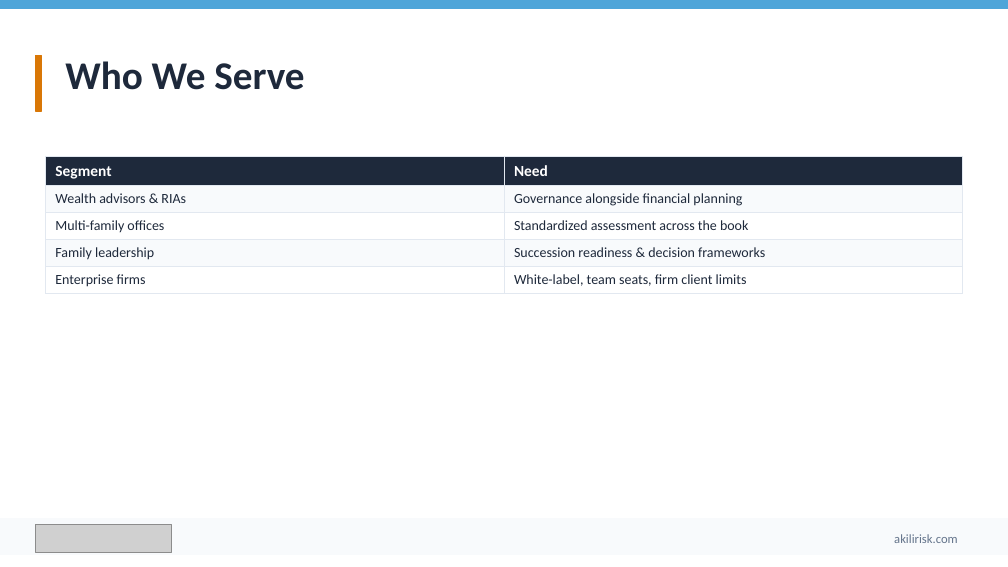
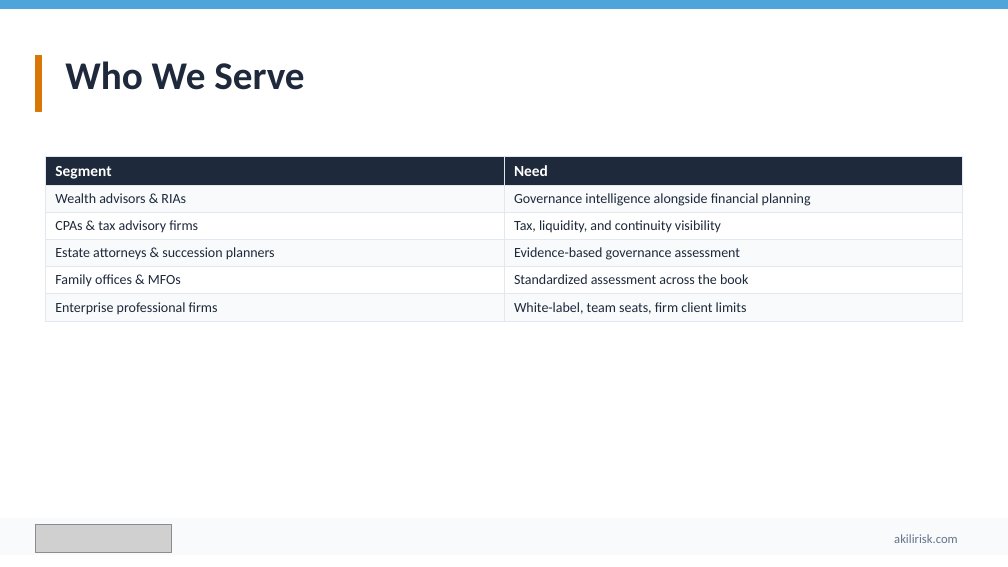
Before and after one commit to ebillyweb/AKILIRisk, a slide deck: slide 12 of docs/pitch-decks/Akili-Product-Deck.pptx (slide 11 before the commit). Drawn at 1008x567 pixels with LibreOffice and Linux fonts; fonts in the diff are those of the drawing; grey boxes stand for pictures. Boxes give left, top, right and bottom in pixels: in the first picture for what was removed or moved away, otherwise in the second. Text is boxed around its words. In the diff, an @@ line names an element or a change of style, - is before the commit and + after.

Commit message:
refactor: update pitch deck content and positioning for professional firms
- Revised the pitch deck to emphasize AKILI as a governance intelligence platform for affluent families and the professional firms that serve them, rather than solely for wealth advisors.
- Updated key messaging across multiple slides to reflect a unified approach to family governance, highlighting the collaborative role of various professionals (CPAs, estate attorneys, etc.) in managing family risk.
- Enhanced descriptions of the product's features and benefits to align with the new positioning, ensuring clarity on the platform's value proposition for both families and professional firms.
- Adjusted the business model and market segmentation to better represent the diverse professional audience and their specific needs.
- Made corresponding updates to related documentation and outreach templates to maintain consistency in messaging.

```diff
--- a/docs/pitch-decks/Akili-Product-Deck.pptx
+++ b/docs/pitch-decks/Akili-Product-Deck.pptx
@@ table at (x1=45, y1=156, x2=963, y2=319) @@
-row 2: Wealth advisors & RIAs | Governance alongside financial planning
-row 3: Multi-family offices | Standardized assessment across the book
-row 4: Family leadership | Succession readiness & decision frameworks
-row 5: Enterprise firms | White-label, team seats, firm client limits
+row 2: Wealth advisors & RIAs | Governance intelligence alongside financial planning
+row 3: CPAs & tax advisory firms | Tax, liquidity, and continuity visibility
+row 4: Estate attorneys & succession planners | Evidence-based governance assessment
+row 5: Family offices & MFOs | Standardized assessment across the book
+row 6: Enterprise professional firms | White-label, team seats, firm client limits
```
Also in this commit, not shown: 13 other slides changed, 1 slide added, 19 other files.
